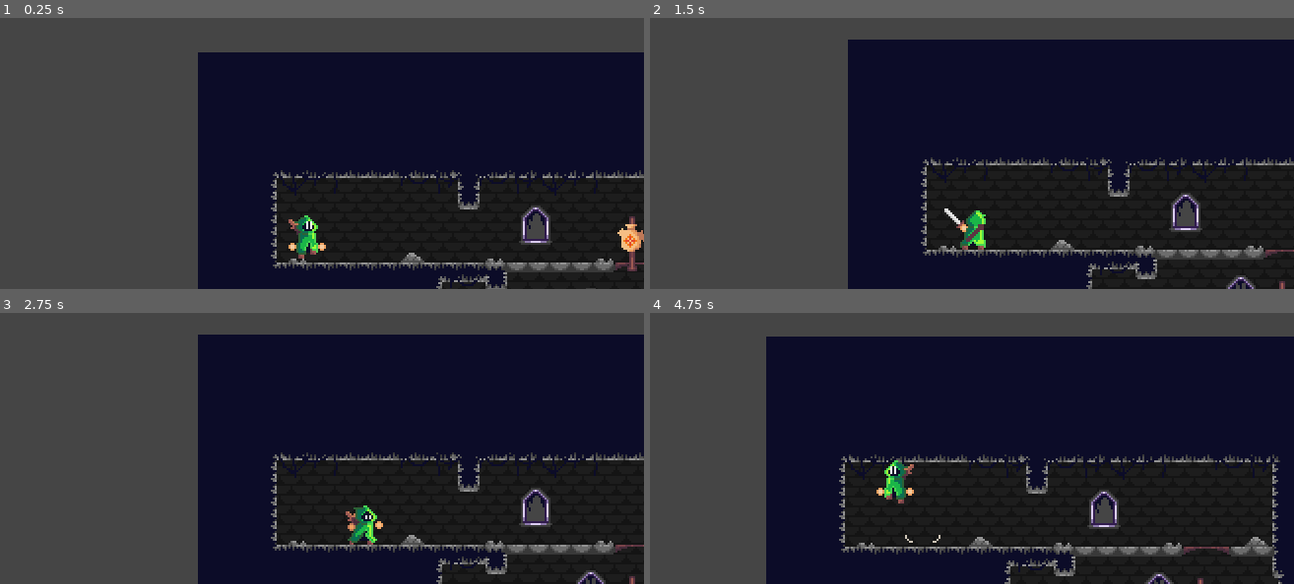
Above: before the commit, frames 1-4 (two rows, left to right).
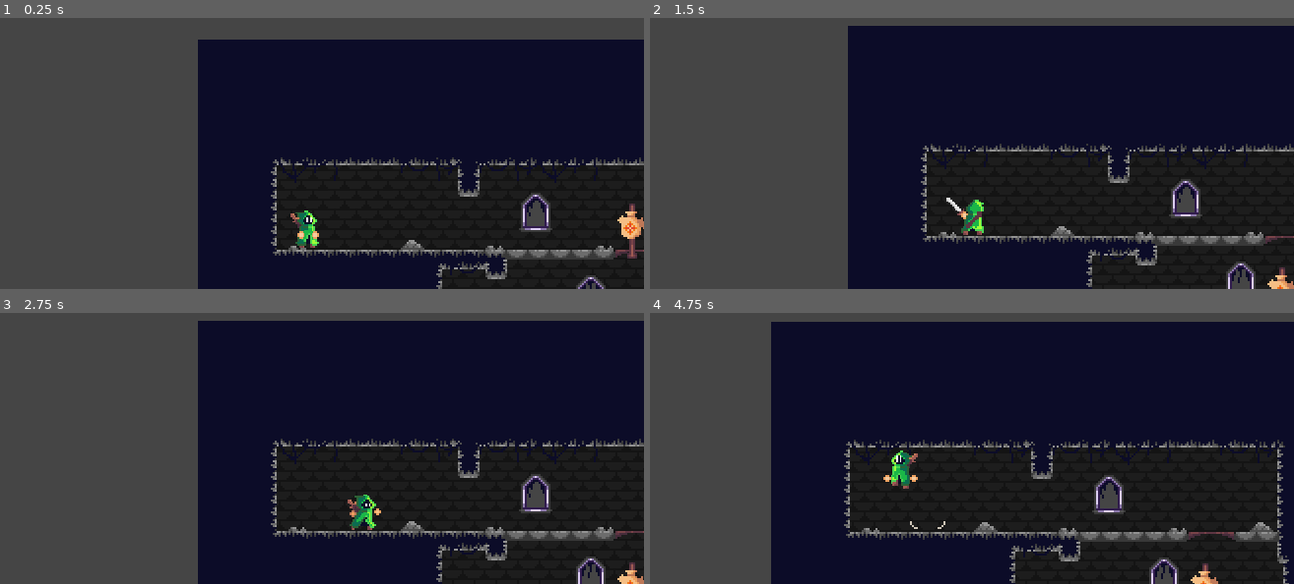
Above: after the commit, the same moments.

Repository: KrzysztofStaron/actionPlatformer
Game: Godot game, scene res://game.tscn
Same seed, same stepped clock (60 frames per second), same inputs: the game is played once before the commit and once after it. Before the commit the project starts from res://scenes/game.tscn.
Inputs (mouse positions are in pixels of both pictures, inside the frame that each line leads up to):
- Up to frame 1 (0.25 s): no input
- Up to frame 2 (1.5 s): move the mouse to (1107, 80) at 0.52 s; press the mouse at (1107, 80) at 0.53 s; hold D (move_right) 0.53-1.28 s; tap Space (jump) at 0.77 s; move the mouse to (823, 118) at 1.27 s; release the mouse at (823, 118) at 1.28 s; hold S (move_down) from 1.28 s (still down); tap Ctrl (walk) at 1.35 s
- Up to frame 3 (2.75 s): tap Space (jump) at 1.52 s; move the mouse to (outside the picture) at 2.02 s; release S (move_down) at 2.03 s; press the mouse at (outside the picture) at 2.03 s; hold D (move_right) from 2.03 s (still down)
- Up to frame 4 (4.75 s): move the mouse to (926, 470) at 2.77 s; release the mouse at (926, 470) at 2.78 s; tap Ctrl (walk) at 2.85, 4.35 s; tap Space (jump) at 3.02, 3.77, 4.52 s; move the mouse to (1158, 451) at 3.52 s; release D (move_right) at 3.53 s; press the mouse at (1158, 451) at 3.53 s; hold A (move_left) from 3.53 s (still down); move the mouse to (759, 340) at 4.27 s; release the mouse at (759, 340) at 4.28 s

The runs differ from the first frame. In frame 1, 9.7% of the frame differs, in the area x 30-100%, y 7-100%; in frame 2, 10%; in frame 3, 10%; in frame 4, 13%, in the area x 18-100%, y 3-100%.

Commit message:
clear some warnings

Diff:
--- a/map/map.tscn
+++ b/map/map.tscn
@@ -15,15 +15,17 @@
 polygon = PoolVector2Array( 194, 32, 194, -4, 24, -4, -45, -4, -45, -25, -45, -41, -97, -41, -97, -99, -45, -99, 10, -9 …(921 unchanged characters)…
 
 [node name="platform" parent="." instance=ExtResource( 2 )]
-polygon = PoolVector2Array( -15, -138, -39, -138, -39, -143, -15, -143 )
+position = Vector2( -35, -144 )
+polygon = PoolVector2Array( -4, 1, 20, 1, 20, 6, -4, 6 )
 
 [node name="platform2" parent="." instance=ExtResource( 2 )]
-position = Vector2( 183, 175 )
-polygon = PoolVector2Array( -42, -143, -14, -143, -14, -138, -42, -138 )
+position = Vector2( 153, 33 )
+polygon = PoolVector2Array( -12, -1, 16, -1, 16, 3, -12, 3 )
+disabled = true
 
 [node name="platform3" parent="." instance=ExtResource( 2 )]
-position = Vector2( 119, 219 )
-polygon = PoolVector2Array( -39, -152, -17, -152, -17, -148, -39, -148 )
+position = Vector2( 92, 58 )
+polygon = PoolVector2Array( -12, 9, 10, 9, 10, 13, -12, 13 )
 
 [node name="platform4" parent="." instance=ExtResource( 2 )]
 position = Vector2( 92, 98 )
--- a/map/platform.gd
+++ b/map/platform.gd
@@ -9,7 +9,7 @@
 	add_child(timer)
 
 func _process(_delta: float) -> void:
-	if Input.is_action_pressed("move_down") and get_tree().get_nodes_in_group("player")[0].position:
+	if Input.is_action_pressed("move_down"):
 		disabled = true
 		timer.wait_time = time
 		timer.start()
--- a/player/player.gd
+++ b/player/player.gd
@@ -24,7 +24,7 @@
 		$Sprite.flip_h = dir < 0
 		$atackbox.set_scale(Vector2(dir, 1))
 
-	if !grounded or $data/move.velocity.y != 0.0:
+	if !grounded:
 		animation.travel("jump")
 	elif dir != 0 and Input.is_action_pressed("walk"):
 		animation.travel("walk")
--- a/player/player.tscn
+++ b/player/player.tscn
@@ -22,7 +22,7 @@
 shader_param/flash = 0.0
 
 [sub_resource type="CapsuleShape2D" id=64]
-radius = 5.0
+radius = 6.55556
 height = 12.0
 
 [sub_resource type="Animation" id=63]
@@ -628,10 +628,11 @@
 [sub_resource type="AnimationNodeStateMachinePlayback" id=60]
 
 [sub_resource type="RectangleShape2D" id=65]
-extents = Vector2( 5, 2 )
+extents = Vector2( 5, 1.66667 )
 
 [node name="player" type="KinematicBody2D" groups=["player"]]
 pause_mode = 2
+scale = Vector2( 0.9, 0.9 )
 z_index = 5
 collision_layer = 8
 script = ExtResource( 2 )
@@ -644,8 +645,11 @@
 vframes = 2
 
 [node name="collision" type="CollisionShape2D" parent="."]
-position = Vector2( -1, 1 )
+position = Vector2( -0.211, 0 )
 shape = SubResource( 64 )
+
+[node name="CollisionPolygon2D" type="CollisionPolygon2D" parent="."]
+polygon = PoolVector2Array( -1.11111, -12.2222, 5.55556, -12.2222, 5.55556, -10, 0, -10, 0, 10, 5.55556, 10, 5.55556, 12.2222, 0, 12.2222, -2.22222, 12.2222, -6.66667, 12.2222, -6.66667, 10, -1.11111, 10, -1.11111, -10, -6.66667, -10, -6.66667, -12.2222 )
 
 [node name="data" type="Node" parent="."]
 
@@ -686,7 +690,7 @@
 
 [node name="groundSensor" type="CollisionShape2D" parent="groundSensor"]
 self_modulate = Color( 0.054902, 1, 0, 1 )
-position = Vector2( -1, 1 )
+position = Vector2( -1, 0.666667 )
 shape = SubResource( 65 )
 
 [node name="atackbox" type="Area2D" parent="."]
@@ -694,12 +698,9 @@
 collision_mask = 2
 
 [node name="CollisionPolygon2D" type="CollisionPolygon2D" parent="atackbox"]
-position = Vector2( -5.55313, 4 )
+position = Vector2( -5, 4 )
 scale = Vector2( 2.583, 2.813 )
-polygon = PoolVector2Array( 3.87097, -4.97778, 3.87097, 3.91111, -0.387097, 3.91111, -0.387097, -4.97778 )
-
-[node name="CollisionPolygon2D" type="CollisionPolygon2D" parent="."]
-polygon = PoolVector2Array( -5, -8, 3, -8, 4, 8, -6, 8 )
+polygon = PoolVector2Array( 3.65639, -4.18691, 3.65639, 2.92294, -0.645245, 2.92294, -0.645245, -4.18691, 1.07541, -4.97689, 1.93573, -4.97689 )
 
 [connection signal="body_entered" from="groundSensor" to="data/move" method="update_grounded"]
 [connection signal="body_exited" from="groundSensor" to="data/move" method="update_grounded"]
--- a/project.godot
+++ b/project.godot
@@ -51,7 +51,7 @@
 [application]
 
 config/name="Merchants"
-run/main_scene="res://scenes/game.tscn"
+run/main_scene="res://game.tscn"
 config/icon="res://assets/GameIcon.png"
 config/windows_native_icon="res://assets/GameIcon.ico"
 
--- a/scenes/inventory/GridItem.gd
+++ b/scenes/inventory/GridItem.gd
@@ -35,7 +35,7 @@
 	self.item = localItem;
 	update_display();
 
-func check_if_mergeable(localItem:Item):
+func check_if_mergeable(localItem: Item):
 	if localItem.stackable and self.item.stackable and (localItem.item_id == self.item.item_id):
 		return true;
 	return false;
@@ -44,7 +44,7 @@
 	return self.item;
 
 
-func get_drag_data(position):
+func get_drag_data(_position):
 	if self.item == null:
 		return null;
 
@@ -54,8 +54,8 @@
 	set_drag_preview(drag_preview);
 	return self.item;
 
-func drop_data(position, data):
+func drop_data(_position, _data):
 	get_parent().notify_parent_on_item_drag_release(self);
 
-func can_drop_data(position, data):
+func can_drop_data(_position, _data):
 	return true;
--- a/scenes/inventory/Inventory.gd
+++ b/scenes/inventory/Inventory.gd
@@ -1,6 +1,6 @@
 extends Control
 
-onready var Items = preload("res://scenes/inventory/Items.gd").new();
+onready var Items = load("res://scenes/inventory/Items.gd").new();
 
 
 var gridSource : Control
--- a/scenes/inventory/Item.gd
+++ b/scenes/inventory/Item.gd
@@ -7,8 +7,8 @@
 var stackable : bool
 var quantity : int
 
-func _init(imageTexture, id, itemStackable, quantity = 1):
+func _init(imageTexture, id, itemStackable, nQuantity = 1):
 	self.texture = imageTexture;
 	self.item_id = id;
-	self.quantity = 1 if not itemStackable else quantity
+	self.quantity = 1 if not itemStackable else nQuantity
 	self.stackable = itemStackable;
--- a/scenes/inventory/Items.gd
+++ b/scenes/inventory/Items.gd
@@ -1,6 +1,6 @@
 extends Node
 
-const Item = preload("res://scenes/inventory/Item.gd");
+#const Item = preload("res://scenes/inventory/Item.gd");
 
 class_name Items
 
Renamed: scenes/game.tscn -> game.tscn
